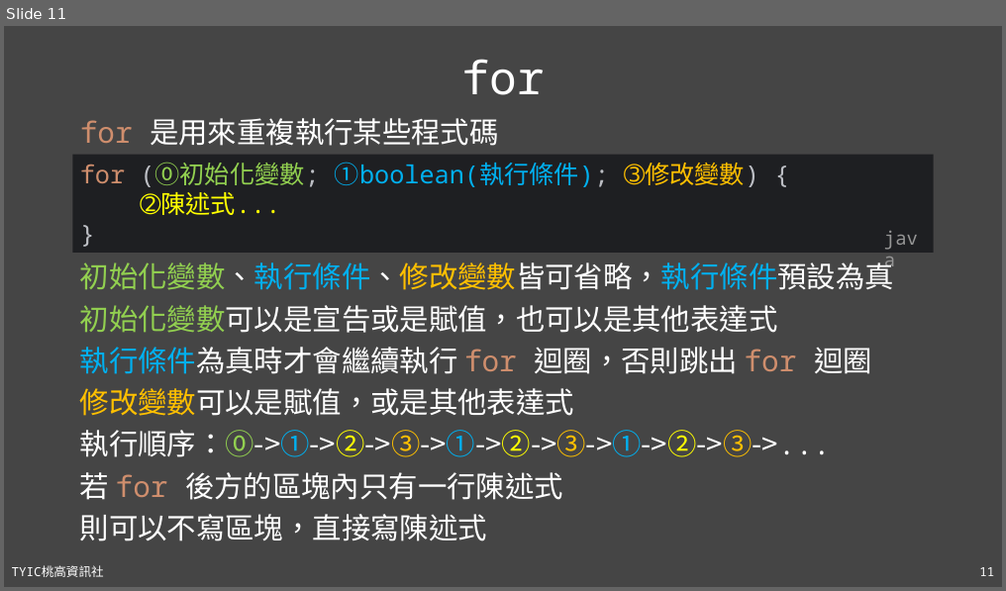
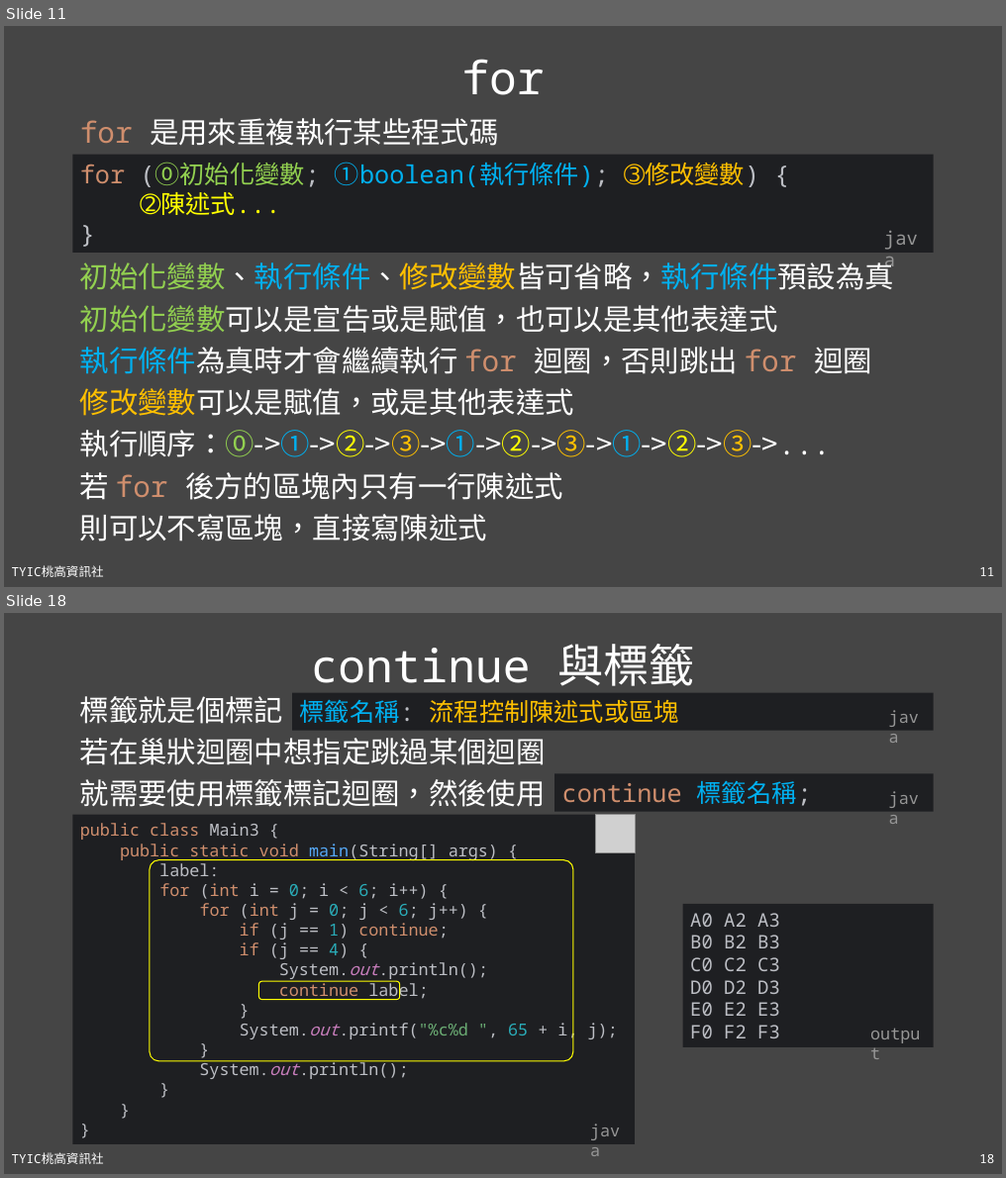
Before and after one commit to TYSHIC/slides, a slide deck: powerpoint/06_流程控制.pptx. Shown one above the other, each under a label of ours: slide 11 before the commit, slides 11 and 18 after it; the slides between them are not shown. The pictures are 1006x591 and 1006x1178 pixels, drawn with LibreOffice and Linux fonts; fonts in the diff are those of the drawing; grey boxes stand for pictures. Boxes give left, top, right and bottom in pixels: in the first picture for what was removed or moved away, otherwise in the second. Text is boxed around its words. In the diff, an @@ line names an element or a change of style, - is before the commit and + after.

```diff
--- a/powerpoint/06_流程控制.pptx
+++ b/powerpoint/06_流程控制.pptx
@@ slide 18 added at (4, 613, 1002, 1174), background #454545; not listed: 2 template elements that a slide beside it also shows @@
@@ title added at (311, 644, 695, 686), 44 pt, text #FFFFFF @@
+continue 與標籤
@@ text added at (80, 696, 284, 724), 28 pt, text #FFFFFF @@
+標籤就是個標記
@@ rectangle added at (292, 693, 934, 731), fill #1E1F22, 24 pt, text #FFC000 @@
+標籤名稱: 流程控制陳述式或區塊
@@ text added at (881, 703, 933, 731), 16 pt, text #969696 @@
+java
@@ text added at (80, 738, 546, 807), 28 pt, text #FFFFFF @@
+若在巢狀迴圈中想指定跳過某個迴圈
+就需要使用標籤標記迴圈，然後使用
@@ rectangle added at (555, 774, 934, 811), fill #1E1F22, 24 pt, text #CF8E6D @@
+continue 標籤名稱;
@@ text added at (881, 783, 933, 811), 16 pt, text #969696 @@
+java
@@ rectangle added at (73, 814, 635, 1145), fill #1E1F22, 16 pt, text #BCBEC4 @@
+public class Main3 {
+public static void main(String[] args) {
+label:
+for (int i = 0; i < 6; i++) {
+for (int j = 0; j < 6; j++) {
+if (j == 1) continue;
+if (j == 4) {
+System.out.println();
+continue label;
+}
+System.out.printf("%c%d ", 65 + i, j);
+}
+System.out.println();
+}
+}
+}
@@ picture added at (595, 814, 635, 853) @@
@@ rounded rectangle added at (150, 861, 573, 1061), outline #FFFF00 1 pt @@
@@ rectangle added at (683, 904, 934, 1048), fill #1E1F22, 18 pt, text #BCBEC4 @@
+A0 A2 A3
+B0 B2 B3
+C0 C2 C3
+D0 D2 D3
+E0 E2 E3
+F0 F2 F3
@@ rounded rectangle added at (259, 981, 400, 999), outline #FFFF00 1 pt @@
@@ text added at (863, 1020, 934, 1048), 16 pt, text #969696 @@
+output
@@ text added at (583, 1117, 635, 1145), 16 pt, text #969696 @@
+java
```
Also in this commit, not shown: 2 slides changed, 6 other slides added, 9 other files.
